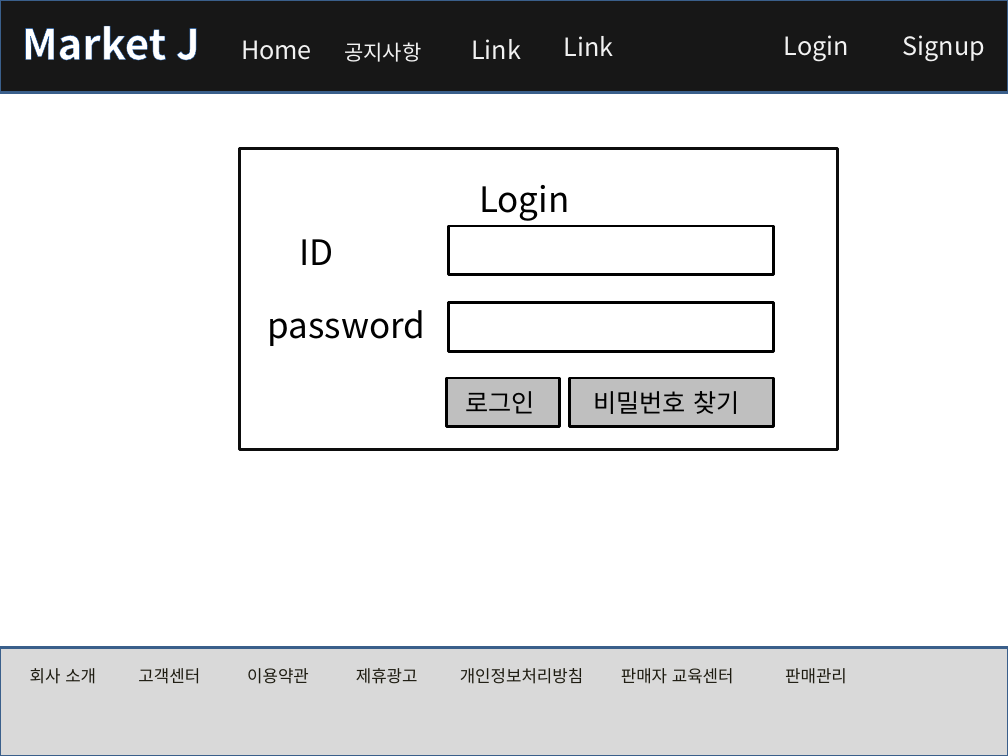
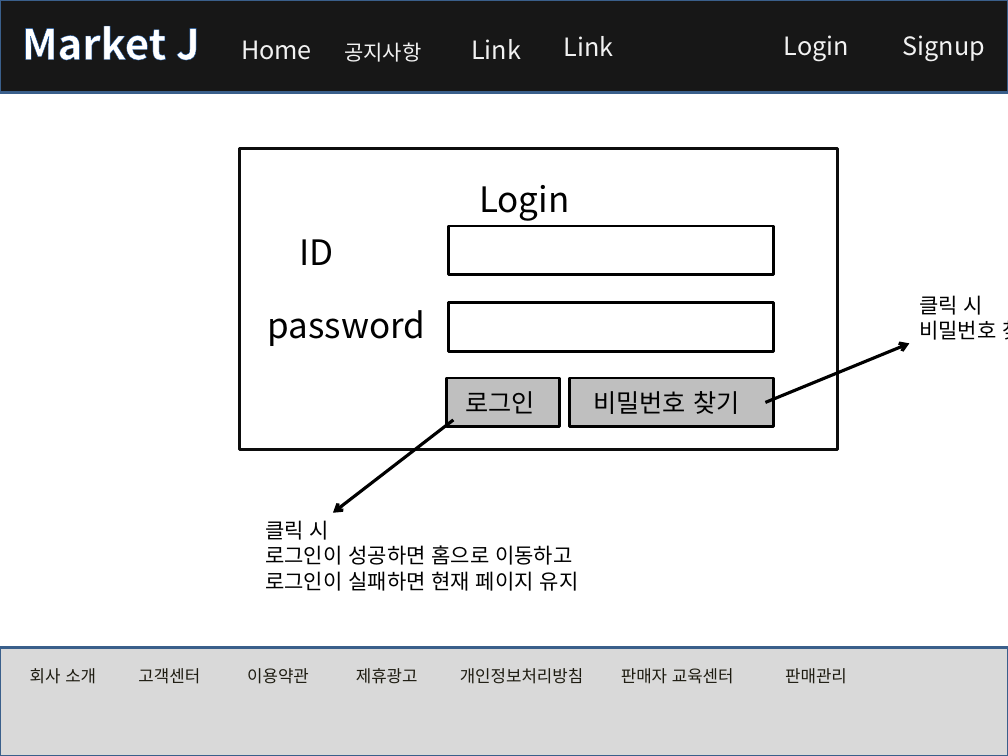
Before and after one commit to rosangels2/market, a slide deck: slide 3 of 포트폴리오/스토리보드/스토리보드.pptx (slide 10 before the commit). Drawn at 1008x756 pixels with LibreOffice and Linux fonts; fonts in the diff are those of the drawing. Boxes give left, top, right and bottom in pixels: in the first picture for what was removed or moved away, otherwise in the second. Text is boxed around its words. In the diff, an @@ line names an element or a change of style, - is before the commit and + after.

```diff
--- a/포트폴리오/스토리보드/스토리보드.pptx
+++ b/포트폴리오/스토리보드/스토리보드.pptx
@@ text added at (919,295,1008,340), 15 pt, text #000000 @@
+클릭 시
+비밀번호 찾기 페이지로 이동
@@ arrow added from (765, 402) to (909, 344), #000000 2.25 pt @@
@@ arrow added from (454, 420) to (333, 513), #000000 2.25 pt @@
@@ text added at (265,520,579,591), 15 pt, text #000000 @@
+클릭 시
+로그인이 성공하면 홈으로 이동하고
+로그인이 실패하면 현재 페이지 유지
```
Also in this commit, not shown: 25 other slides changed, 2 slides added.
